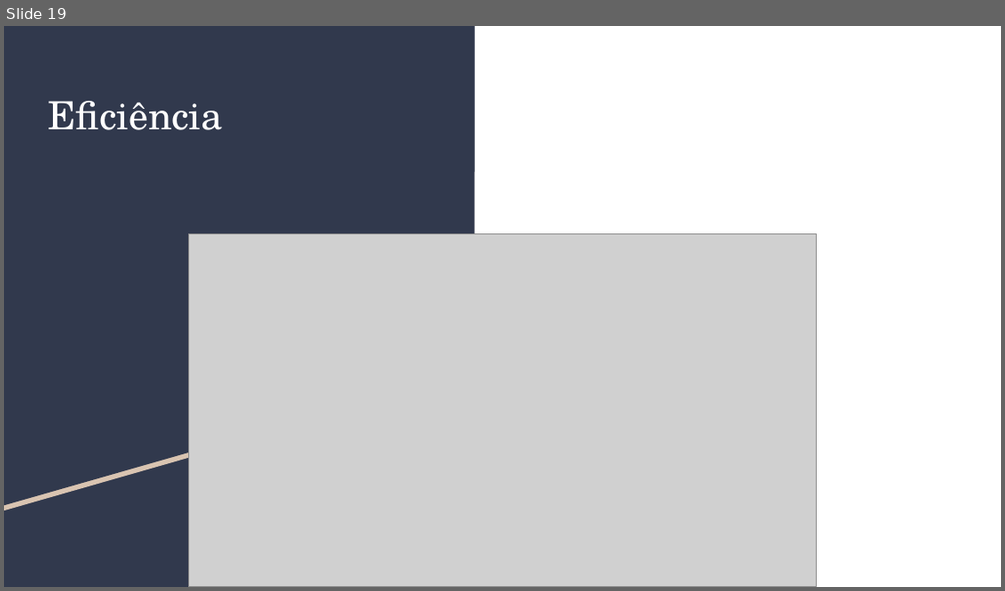
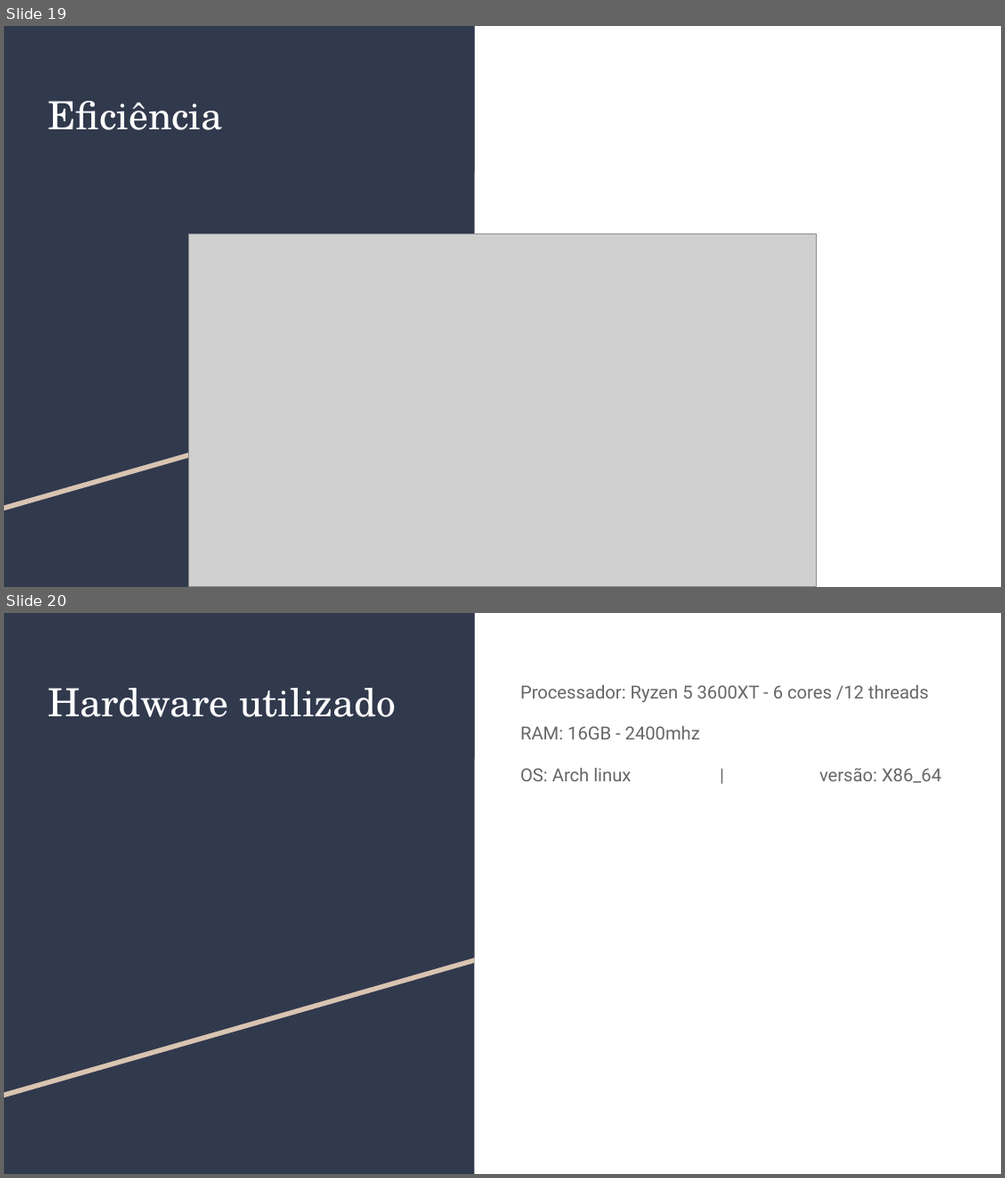
Before and after one commit to Trees-Over-The-Lake/OpenMP-ACIII, a slide deck: Slides/OpenMP ACIII.odp. Shown one above the other, each under a label of ours: slide 19 before the commit, slides 19 and 20 after it. The pictures are 1005x591 and 1005x1178 pixels, drawn with LibreOffice and Linux fonts; fonts in the diff are those of the drawing; grey boxes stand for pictures. Boxes give left, top, right and bottom in pixels: in the first picture for what was removed or moved away, otherwise in the second. Text is boxed around its words. In the diff, an @@ line names an element or a change of style, - is before the commit and + after.

Commit message:
feat: adicionando hardware utilizado nos dados do slide

```diff
--- a/Slides/OpenMP ACIII.odp
+++ b/Slides/OpenMP ACIII.odp
@@ slide 20 added at bbox=[4, 613, 1001, 1174], background #FFFFFF; not listed: 3 template elements that a slide beside it also shows @@
@@ title added at bbox=[48, 688, 396, 717], 28 pt, text #FFFFFF @@
+Hardware utilizado
@@ text added at bbox=[520, 685, 941, 783], 13 pt, text #666666 @@
+Processador: Ryzen 5 3600XT - 6 cores /12 threads
+RAM: 16GB - 2400mhz
+OS: Arch linux | versão: X86_64
```
Also in this commit, not shown: 1 other file.
